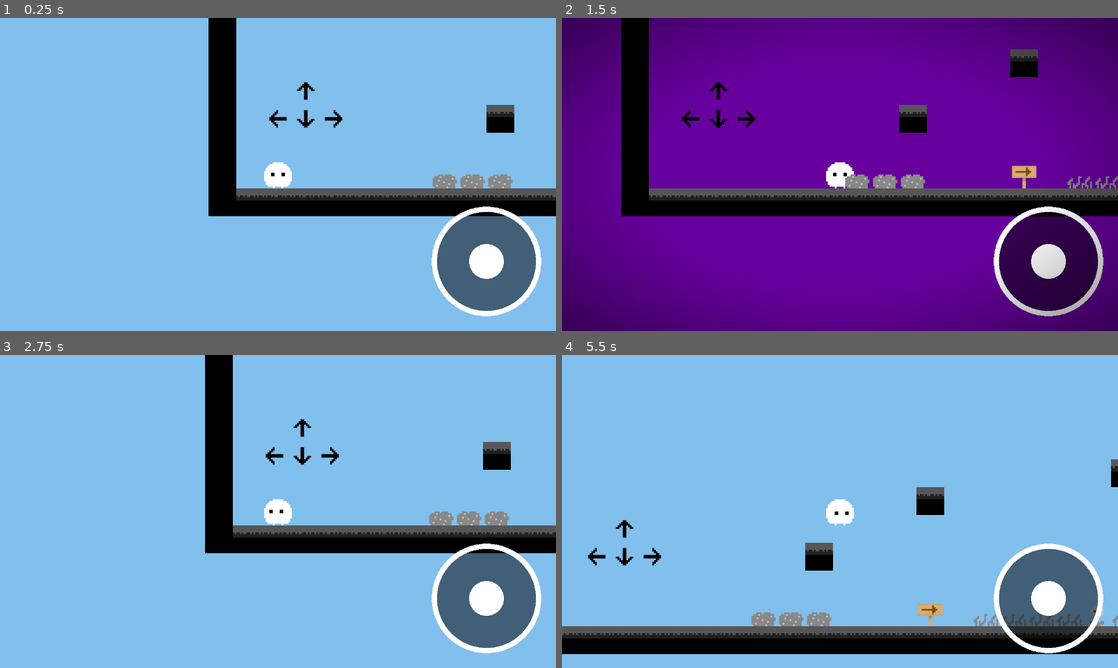
Above: before the commit, frames 1-4 (two rows, left to right).
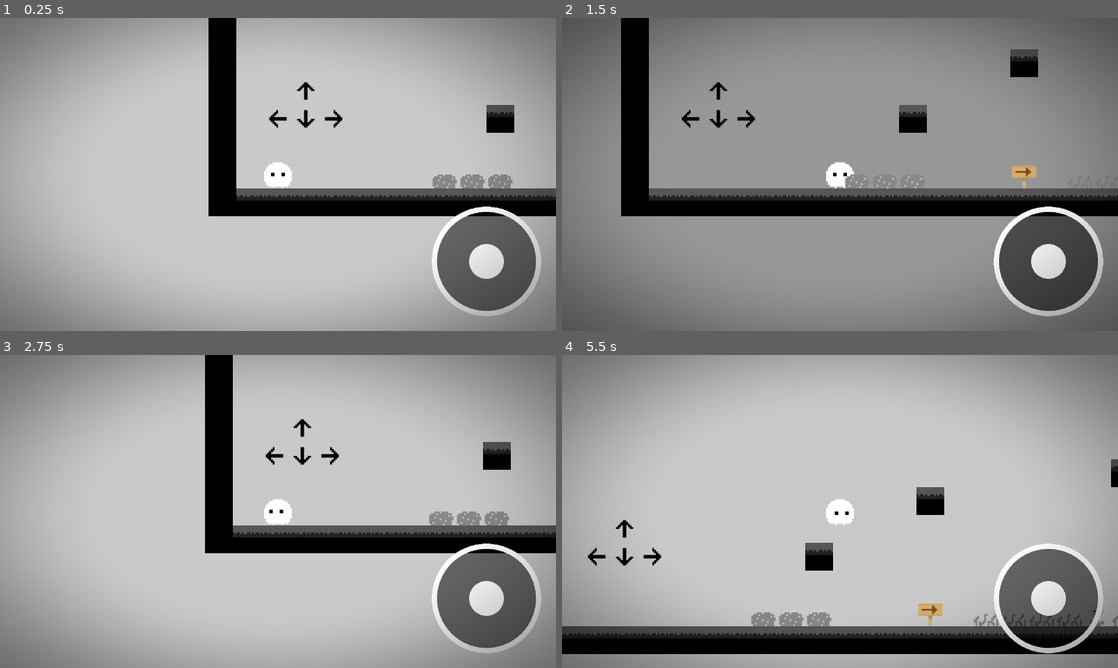
Above: after the commit, the same moments.

Repository: Shadow-Switch/Shadow-Switch
Game: Godot game, scene res://scenes/game.tscn
Two runs of this game, one before a commit and one after it. Both use one fixed random seed, a clock stepped at 60 frames per second and the inputs below.
Inputs (mouse positions are in pixels of both pictures, inside the frame that each line leads up to):
- Up to frame 1 (0.25 s): no input
- Up to frame 2 (1.5 s): tap Enter (ui_accept) at 0.5 s; move the mouse to (962, 158) at 0.52 s; hold D (move_right) 0.53-1.25 s; tap X (switch_dimension) at 0.6 s; click (962, 158) at 0.67 s; tap W (jump) at 0.77 s; drag from (728, 190) to (812, 237) at 1.27 s
- Up to frame 3 (2.75 s): tap Enter (ui_accept) at 2 s; move the mouse to (333, 442) at 2.02 s; hold A (move_left) from 2.03 s (still down); tap X (switch_dimension) at 2.1 s
- Up to frame 4 (5.5 s): release A (move_left) at 2.75 s; drag from (812, 574) to (673, 464) at 2.77 s; tap Enter (ui_accept) at 3.5, 5 s; move the mouse to (1006, 558) at 3.52 s; hold D (move_right) 3.53-4.25 s; tap X (switch_dimension) at 3.6, 5.1 s; tap W (jump) at 3.77 s; drag from (673, 464) to (756, 433) at 4.27 s; move the mouse to (867, 511) at 5.02 s; hold D (move_right) from 5.03 s (still down); click (867, 511) at 5.17 s

The runs differ from the first frame. In frame 1, 90% of the frame differs, in the area x 0-100%, y 0-100%; in frame 2, 86%; in frame 3, 90%; in frame 4, 89%.

Commit message:
림보화
- 배경색 수정
- 비네트 효과 Real 차원에서도 보임

Diff:
--- a/scripts/game.gd
+++ b/scripts/game.gd
@@ -23,8 +23,7 @@
 		shadow.set_collision_enabled(false)
 		real.get_node("Spike").set_collision_enabled(true)
 		shadow.get_node("Spike").set_collision_enabled(false)
-		$CanvasLayer/ColorRect.visible = false
-		$CanvasLayer2/BackGroundColor.color = Color(0.506, 0.749, 0.925)
+		$CanvasLayer2/BackGroundColor.color = Color(0.79, 0.79, 0.79, 1.0)
 	else:
 		real.visible = false
 		shadow.visible = true
@@ -32,8 +31,7 @@
 		shadow.set_collision_enabled(true)
 		real.get_node("Spike").set_collision_enabled(false)
 		shadow.get_node("Spike").set_collision_enabled(true)
-		$CanvasLayer/ColorRect.visible = true
-		$CanvasLayer2/BackGroundColor.color = Color(0.403, 0.0, 0.62, 1.0)
+		$CanvasLayer2/BackGroundColor.color = Color(0.59, 0.59, 0.59, 1.0)
 
 func load_level(path):
 	# 레벨 씬 변경
